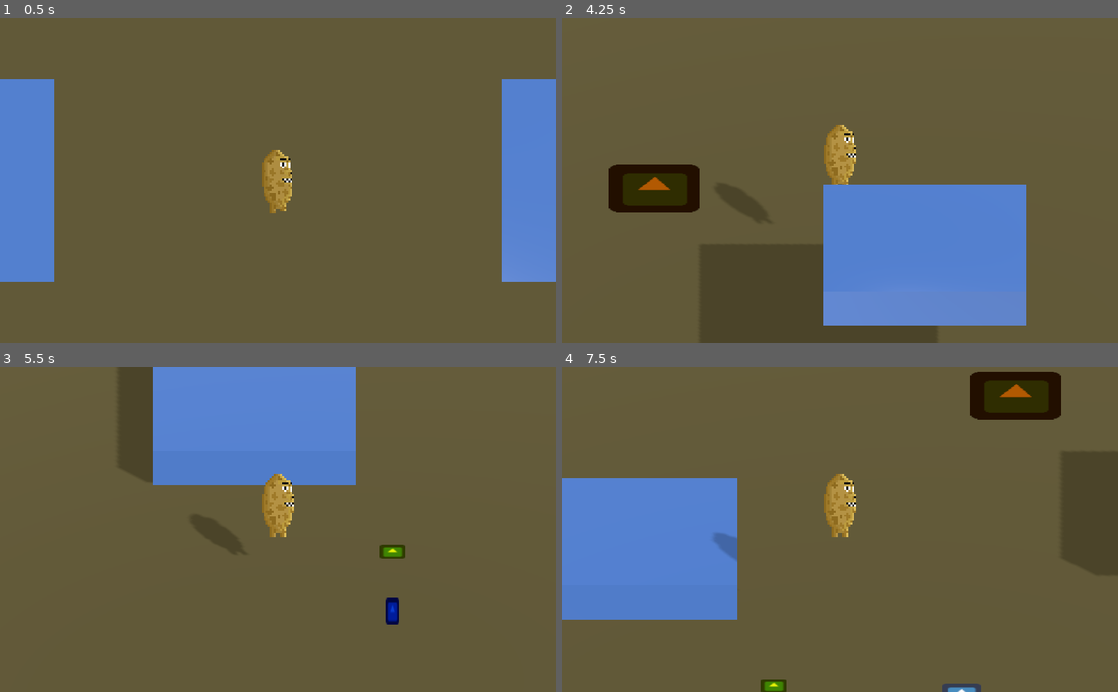
Above: before the commit, frames 1-4 (two rows, left to right).
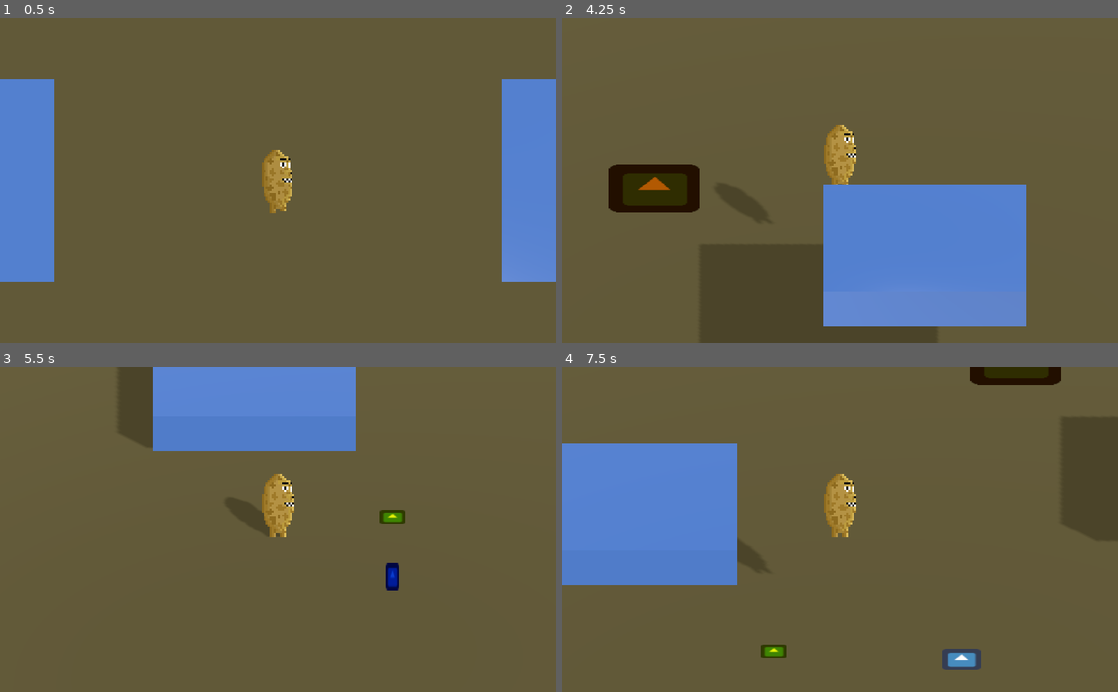
Above: after the commit, the same moments.

Repository: BVenturaDev/BrokenReality
Game: Godot game, scene res://scenes/levels/TestLevel.tscn
Same seed, same stepped clock (60 frames per second), same inputs: the game is played once before the commit and once after it. The engine's default icon, where the game draws it, is replaced by a stand-in: a white triangle on a blue panel in a dark square.
Inputs (mouse positions are in pixels of both pictures, inside the frame that each line leads up to):
- Up to frame 1 (0.5 s): no input
- Up to frame 2 (4.25 s): tap Enter (ui_accept) at 0.5 s; move the mouse to (962, 164) at 0.52 s; hold D (move_right) 0.53-1.28 s; tap Space (jump) at 0.6, 0.77, 1.07, 1.52, 1.55, 1.82, 2.3, 2.85, 3.02, 3.32, 3.77, 3.8, 4.07 s; move the mouse to (728, 196) at 1.27 s; hold S (move_down) 1.28-2.03 s; click (728, 196) at 1.35 s; move the mouse to (895, 109) at 2.02 s; hold D (move_right) 2.03-2.78 s; right-click (895, 109) at 2.1 s; move the mouse to (812, 245) at 2.77 s; hold W (move_up) 2.78-3.53 s; move the mouse to (1006, 229) at 3.52 s; hold A (move_left) from 3.53 s (still down); click (1006, 229) at 3.6 s
- Up to frame 3 (5.5 s): move the mouse to (111, 480) at 4.27 s; right-click (111, 480) at 4.35 s; tap Space (jump) at 4.52, 4.55, 4.82, 5.1 s; move the mouse to (305, 529) at 5.02 s; release A (move_left) at 5.03 s; hold S (move_down) from 5.03 s (still down)
- Up to frame 4 (7.5 s): move the mouse to (756, 448) at 5.77 s; release S (move_down) at 5.78 s; hold D (move_right) 5.78-6.53 s; click (756, 448) at 5.85 s; tap Space (jump) at 6.02, 6.05, 6.32, 6.77, 6.8, 7.07, 7.35 s; move the mouse to (962, 513) at 6.52 s; hold W (move_up) 6.53-7.28 s; right-click (962, 513) at 6.6 s; move the mouse to (728, 545) at 7.27 s; hold D (move_right) from 7.28 s (still down)

Frame 1 is identical in both runs. In frame 2, less than 0.1% of the frame differs, in the area x 47-84%, y 94-95%; in frame 3, 5.1%; in frame 4, 10%, in the area x 0-90%, y 0-100%.

Commit message:
Fixed the Coyote bug, caused by fixing the Jump bug

Diff:
--- a/src/entities/PlayerActionSM.gd
+++ b/src/entities/PlayerActionSM.gd
@@ -23,6 +23,7 @@
 			yield(get_tree().create_timer(1.0), "timeout")
 			state = states.idle
 		if Input.is_action_just_pressed("jump"):
+			parent.velocity.y = 0
 			parent.velocity.y += parent.jump_height
 			state = states.jump
 
@@ -35,10 +36,14 @@
 func _get_transition(delta):
 	match state:
 		states.idle:
-			if parent.velocity.x != 0 or parent.velocity.z != 0:
+			if !parent.is_on_floor():
+				return states.jump
+			elif parent.velocity.x != 0 or parent.velocity.z != 0:
 				return states.walk
 		states.walk:
-			if parent.velocity.x == 0 and parent.velocity.z == 0:
+			if !parent.is_on_floor():
+				return states.jump
+			elif parent.velocity.x == 0 and parent.velocity.z == 0:
 				return states.idle
 		states.jump:
 			if parent.is_on_floor():
@@ -48,7 +53,7 @@
 func _enter_state(new_state, old_state):
 	match state:
 		states.idle:
-			parent.velocity.y = 0
+			pass
 
 func _exit_state(old_state, new_state):
 	match state:
